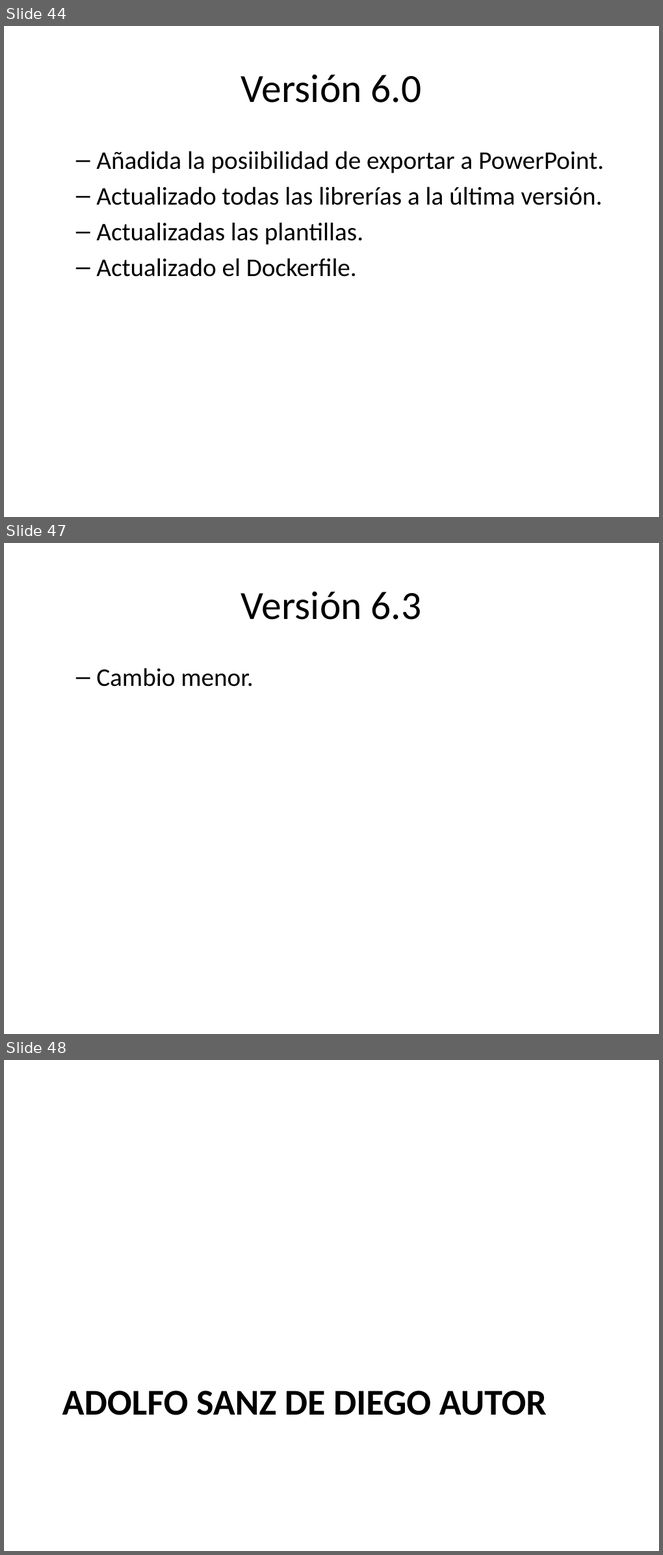
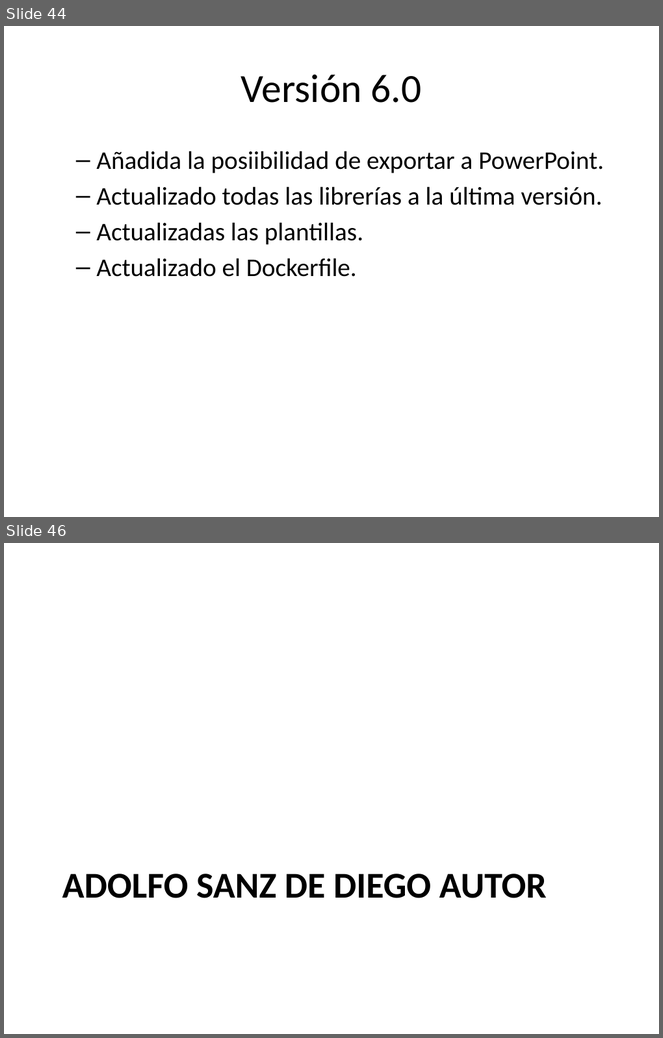
Before and after one commit to asanzdiego/markdownslides, a slide deck: doc/export/leeme-slides.pptx. Shown one above the other, each under a label of ours: slides 44, 47 and 48 before the commit, slides 44 and 46 after it; the slides between them are not shown. The pictures are 663x1555 and 663x1038 pixels, drawn with LibreOffice and Linux fonts; fonts in the diff are those of the drawing. Boxes give left, top, right and bottom in pixels: in the first picture for what was removed or moved away, otherwise in the second. Text is boxed around its words. In the diff, an @@ line names an element or a change of style, - is before the commit and + after.

```diff
--- a/doc/export/leeme-slides.pptx
+++ b/doc/export/leeme-slides.pptx
@@ slide 47 removed at [4, 543, 659, 1034], background #FFFFFF @@
@@ title removed at [241, 591, 422, 620] @@
-Versión 6.3
@@ text removed at [96, 668, 254, 687] @@
-  – Cambio menor.
@@ what was slide 48 is now slide 46 @@
```
Also in this commit, not shown: 2 slides changed, 1 other slide removed, 30 other files.
